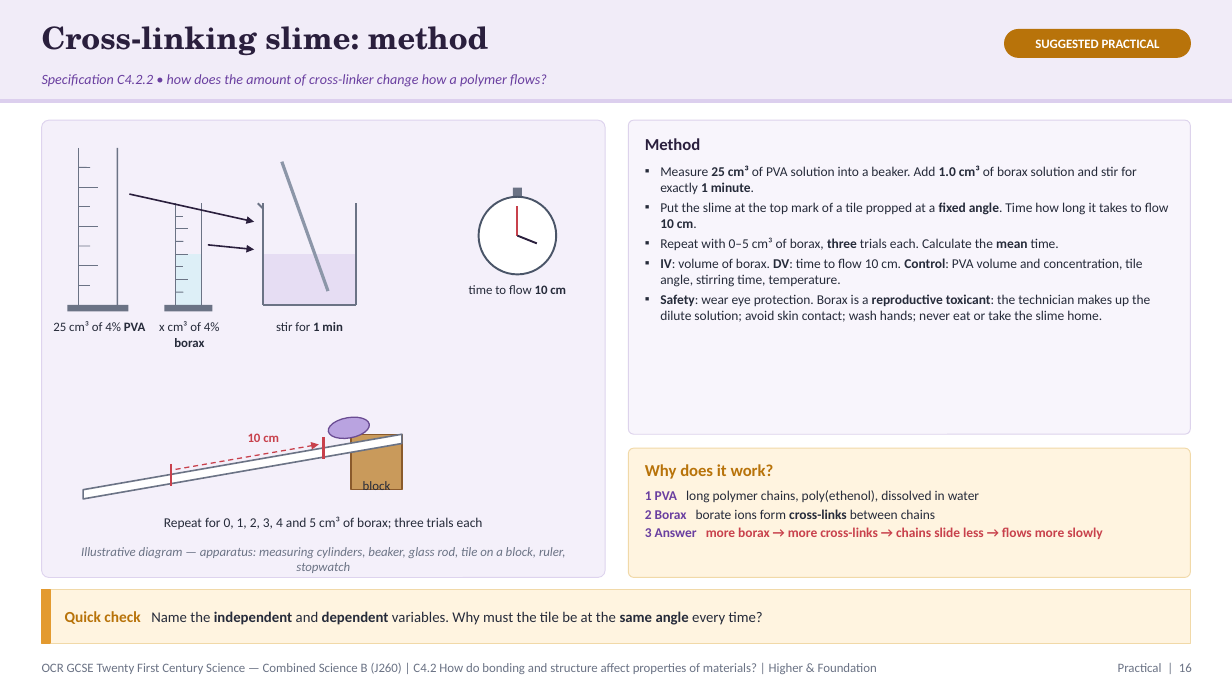
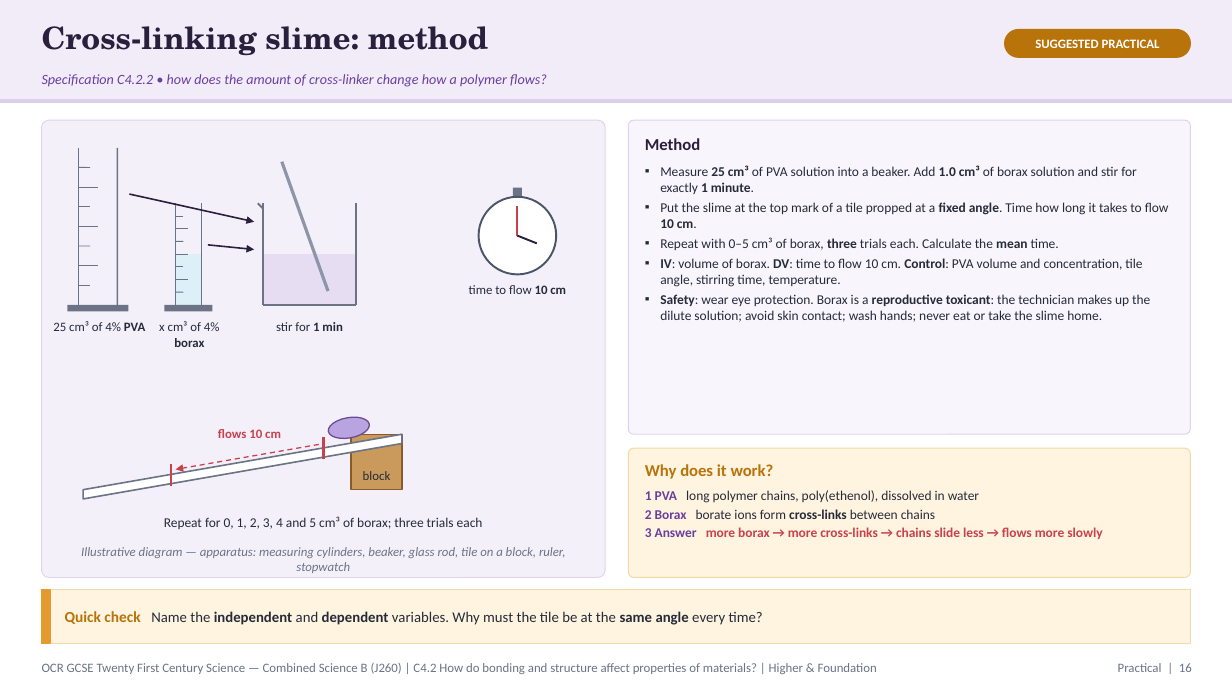
Before and after one commit to pstephenphilip-ship-it/Piri-MBBS, a slide deck: slide 16 of gcse-slides/ocr-chemistry/OCR21C_C4.2_BondingProperties_Combined.pptx. Drawn at 1232x693 pixels with LibreOffice and Linux fonts; fonts in the diff are those of the drawing. Boxes give left, top, right and bottom in pixels: in the first picture for what was removed or moved away, otherwise in the second. Text is boxed around its words. In the diff, an @@ line names an element or a change of style, - is before the commit and + after.

```diff
--- a/gcse-slides/ocr-chemistry/OCR21C_C4.2_BondingProperties_Combined.pptx
+++ b/gcse-slides/ocr-chemistry/OCR21C_C4.2_BondingProperties_Combined.pptx
@@ arrow moved from (176, 470) - (319, 445) to (319, 445) - (176, 470) @@
@@ text at (218,429,281,438): text changed @@
-10 cm
+flows 10 cm
@@ text "block" rewrapped from (363,481,391,494) to (363,471,391,480) @@
```
Also in this commit, not shown: 9 other slides changed, 4 other files.
